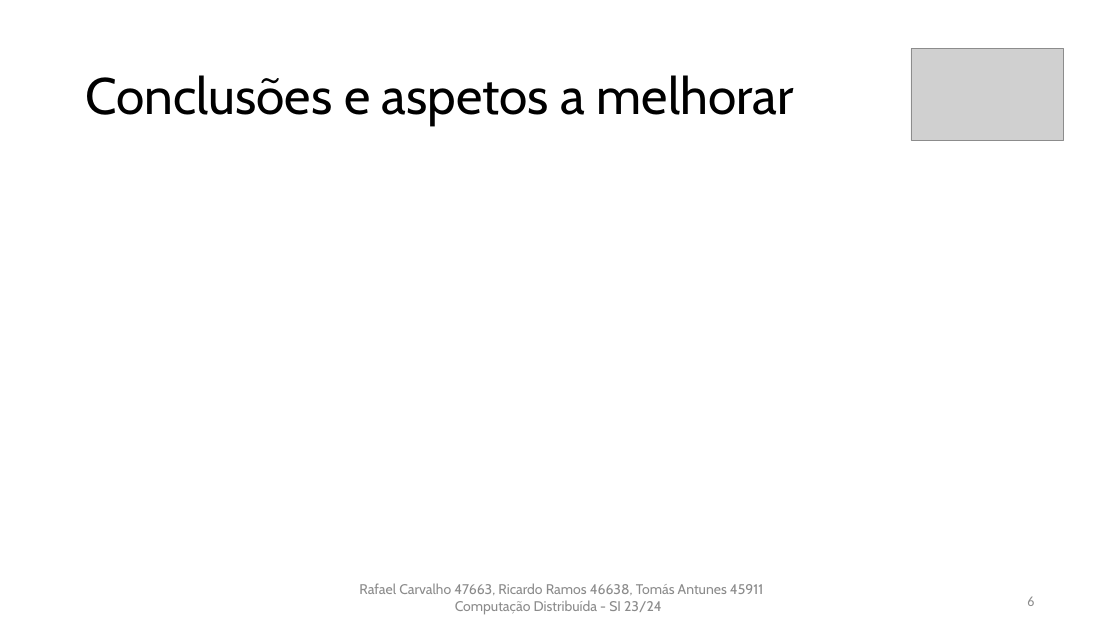
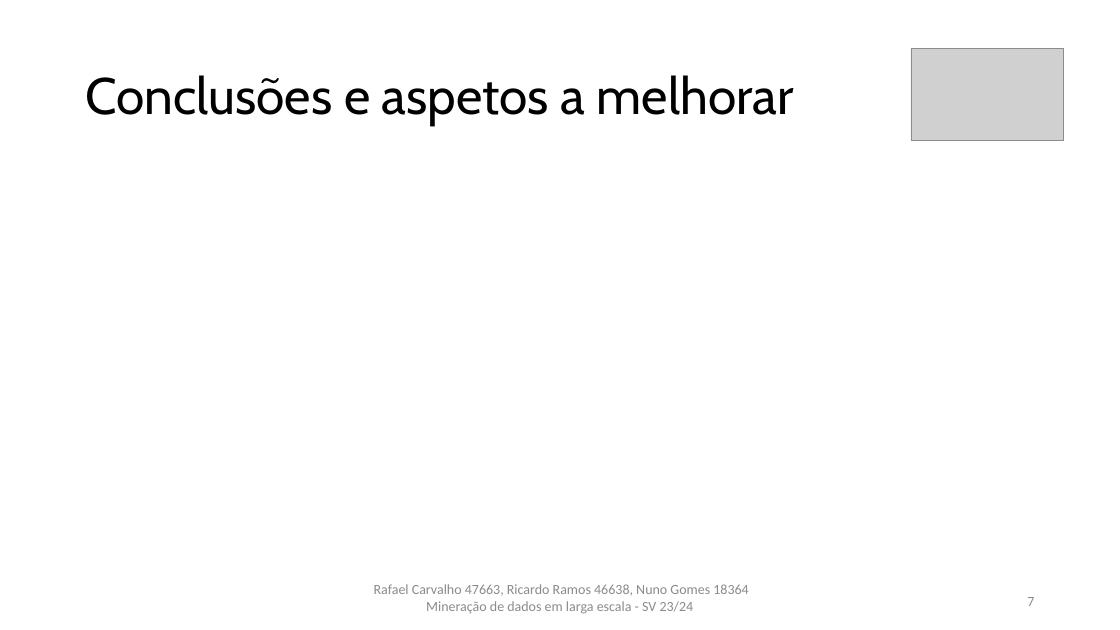
Before and after one commit to rcarvalho16/MDLE-23-24, a slide deck: slide 7 of Trabalho_Pratico/Powerpoint.pptx (slide 6 before the commit). Drawn at 1120x630 pixels with LibreOffice and Linux fonts; fonts in the diff are those of the drawing; grey boxes stand for pictures. Boxes give left, top, right and bottom in pixels: in the first picture for what was removed or moved away, otherwise in the second. Text is boxed around its words. In the diff, an @@ line names an element or a change of style, - is before the commit and + after.

```diff
--- a/Trabalho_Pratico/Powerpoint.pptx
+++ b/Trabalho_Pratico/Powerpoint.pptx
@@ text at (x1=374, y1=584, x2=748, y2=614): text changed; font Cabin to Calibri @@
-Rafael Carvalho 47663, Ricardo Ramos 46638, Tomás Antunes 45911 Computação Distribuída - SI 23/24
+Rafael Carvalho 47663, Ricardo Ramos 46638, Nuno Gomes 18364 Mineração de dados em larga escala - SV 23/24
@@ page number at (x1=1027, y1=597, x2=1034, y2=606): text changed @@
-6
+7
```
Also in this commit, not shown: 5 other slides changed, 1 slide added, 2 slides removed.
